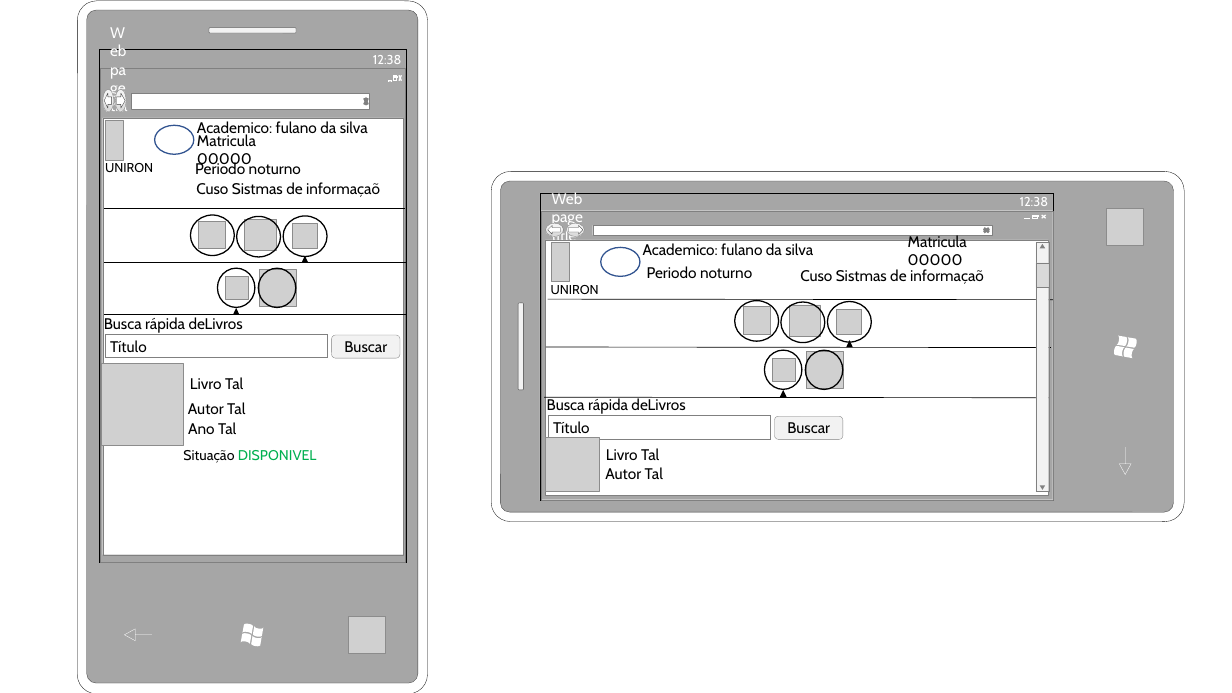
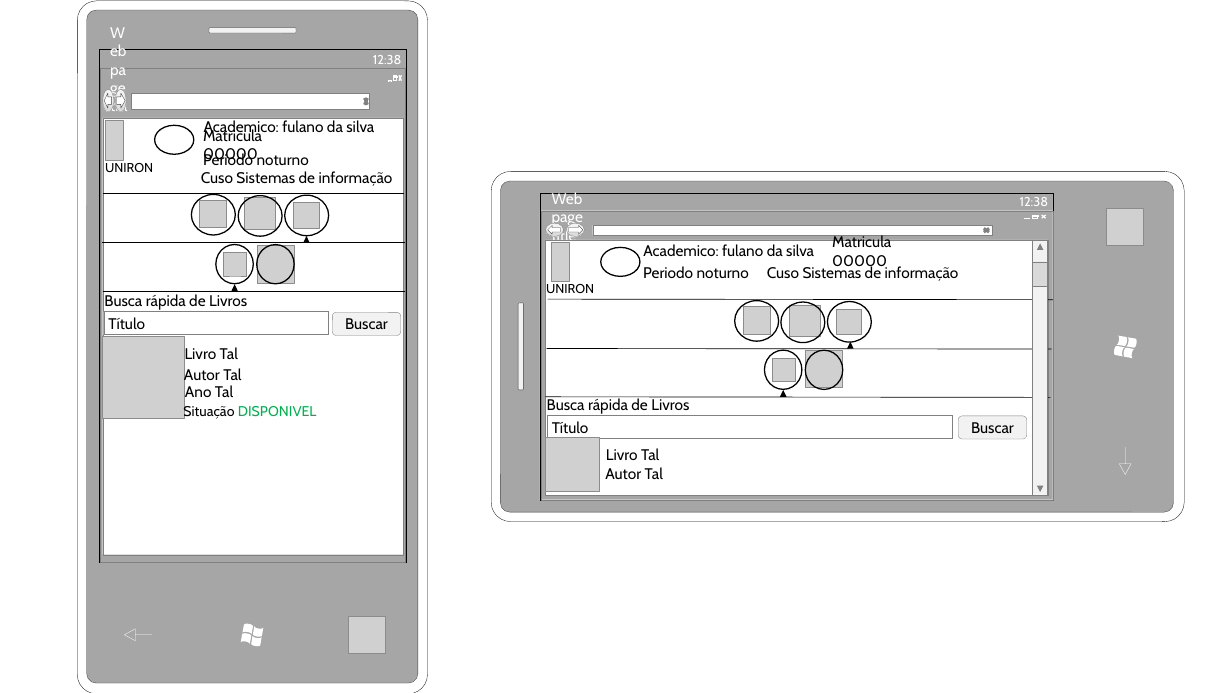
Before and after one commit to borgesmaxwill/PortalDoAlunoNovoModelo, a slide deck: slide 10 of StoryBoards/StoryBoard_RF3_AcessoAAcervo_BuscaRapida.pptx. Drawn at 1232x693 pixels with LibreOffice and Linux fonts; fonts in the diff are those of the drawing; grey boxes stand for pictures; background and template pictures are left out. Boxes give left, top, right and bottom in pixels: in the first picture for what was removed or moved away, otherwise in the second. Text is boxed around its words. In the diff, an @@ line names an element or a change of style, - is before the commit and + after.

Commit message:
RF3 Busca rapida Alustando telas

```diff
--- a/StoryBoards/StoryBoard_RF3_AcessoAAcervo_BuscaRapida.pptx
+++ b/StoryBoards/StoryBoard_RF3_AcessoAAcervo_BuscaRapida.pptx
@@ text "Academico: fulano da silva": place and size @@
-text "Academico: fulano da silva" at (197,121,368,138)
+text "Academico: fulano da silva" at (204,120,374,137)
@@ ellipse at (154,126,193,154): outline #325491 1 pt to #000000 1 pt @@
@@ text "Matricula 00000": place and size @@
-text "Matricula 00000" at (197,132,256,169)
+text "Matricula 00000" at (203,127,262,164)
@@ text "Periodo noturno": place and size @@
-text "Periodo noturno" at (195,161,301,174)
+text "Periodo noturno" at (203,152,309,165)
@@ text at (201,171,393,186): text changed @@
-Cuso Sistmas de informaçaõ
+Cuso Sistemas de informação
@@ line moved from (104, 209) - (405, 209) to (103, 193) - (404, 193) @@
@@ picture added at (200,201,226,227) @@
@@ picture added at (245,198,276,229) @@
@@ 3 ellipses, 1 triangle, 1 line: place and size @@
-3 ellipses, 1 triangle, 1 line at (104,215,407,262)
+3 ellipses, 1 triangle, 1 line at (102,194,405,243)
@@ picture added at (294,202,320,228) @@
@@ picture removed at (199,221,226,248) @@
@@ picture removed at (245,219,276,250) @@
@@ picture removed at (292,224,318,250) @@
@@ text "Matricula 00000": place and size @@
-text "Matricula 00000" at (908,233,967,270)
+text "Matricula 00000" at (832,234,891,270)
@@ picture added at (224,253,247,276) @@
@@ picture added at (258,246,295,283) @@
@@ ellipse at (601,248,640,276): outline #325491 1 pt to #000000 1 pt @@
@@ text "Periodo noturno": place and size @@
-text "Periodo noturno" at (647,266,752,278)
+text "Periodo noturno" at (643,266,749,278)
@@ text at (767,264,959,281): text changed @@
-Cuso Sistmas de informaçaõ
+Cuso Sistemas de informação
@@ 2 ellipses, 1 rounded rectangle, 1 rectangle, 1 triangle, 1 line: place and size @@
-2 ellipses, 1 rounded rectangle, 1 rectangle, 1 triangle, 1 line at (104,268,407,359)
+2 ellipses, 1 rounded rectangle, 1 rectangle, 1 triangle, 1 line at (103,245,406,335)
@@ text at (104,294,247,310): spaces changed @@
-Busca rápida deLivros
+Busca rápida de Livros
@@ picture removed at (226,276,249,299) @@
@@ picture removed at (260,270,297,307) @@
@@ text "UNIRON": place and size @@
-text "UNIRON" at (551,285,599,294)
+text "UNIRON" at (546,284,594,293)
@@ picture added at (103,336,185,419) @@
@@ text "Livro Tal": place and size @@
-text "Livro Tal" at (190,377,243,389)
+text "Livro Tal" at (185,347,238,359)
@@ picture removed at (102,364,184,446) @@
@@ text "Autor Tal" rewrapped from (188,402,245,414) to (184,367,241,385) @@
@@ text "Ano Tal": place and size @@
-text "Ano Tal" at (188,422,236,434)
+text "Ano Tal" at (185,385,233,397)
@@ text "Situação DISPONIVEL": place and size @@
-text "Situação DISPONIVEL" at (183,450,317,463)
+text "Situação DISPONIVEL" at (183,404,317,419)
@@ rectangle "Título": place and size @@
-rectangle "Título" at (549,416,771,439)
+rectangle "Título" at (547,416,952,439)
@@ text at (547,397,689,414): spaces changed @@
-Busca rápida deLivros
+Busca rápida de Livros
@@ rounded rectangle "Buscar": place and size @@
-rounded rectangle "Buscar" at (775,417,843,440)
+rounded rectangle "Buscar" at (958,416,1027,439)
```
Also in this commit, not shown: 7 other slides changed.
